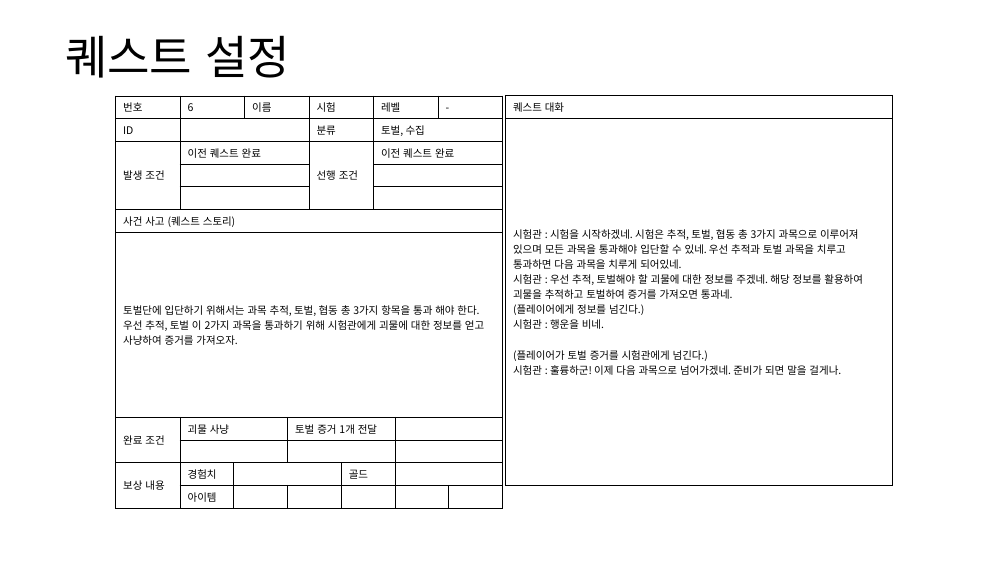
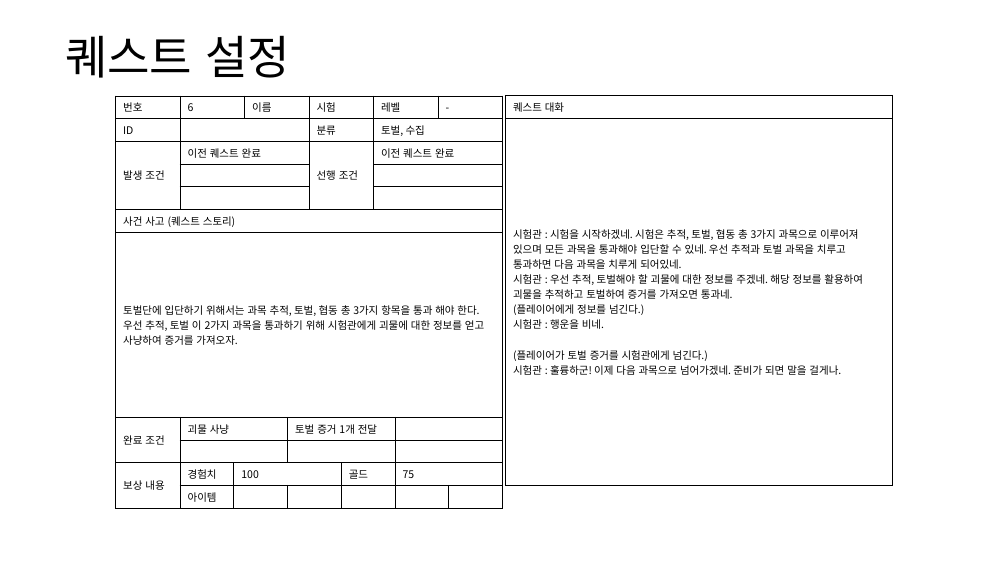
Before and after one commit to yjk0401/unityenginebasic_9th, a slide deck: slide 24 of 기획/퀘스트(메인) 기획서.pptx. Drawn at 1008x567 pixels with LibreOffice and Linux fonts; fonts in the diff are those of the drawing. Boxes give left, top, right and bottom in pixels: in the first picture for what was removed or moved away, otherwise in the second. Text is boxed around its words. In the diff, an @@ line names an element or a change of style, - is before the commit and + after.

```diff
--- a/기획/퀘스트(메인) 기획서.pptx
+++ b/기획/퀘스트(메인) 기획서.pptx
@@ table at (x1=116, y1=96, x2=502, y2=506) @@
-row 10, column 3: 
+row 10, column 3: 100
-row 10, column 9: 
+row 10, column 9: 75
```
Also in this commit, not shown: 1 other slide changed, 3 other files.
